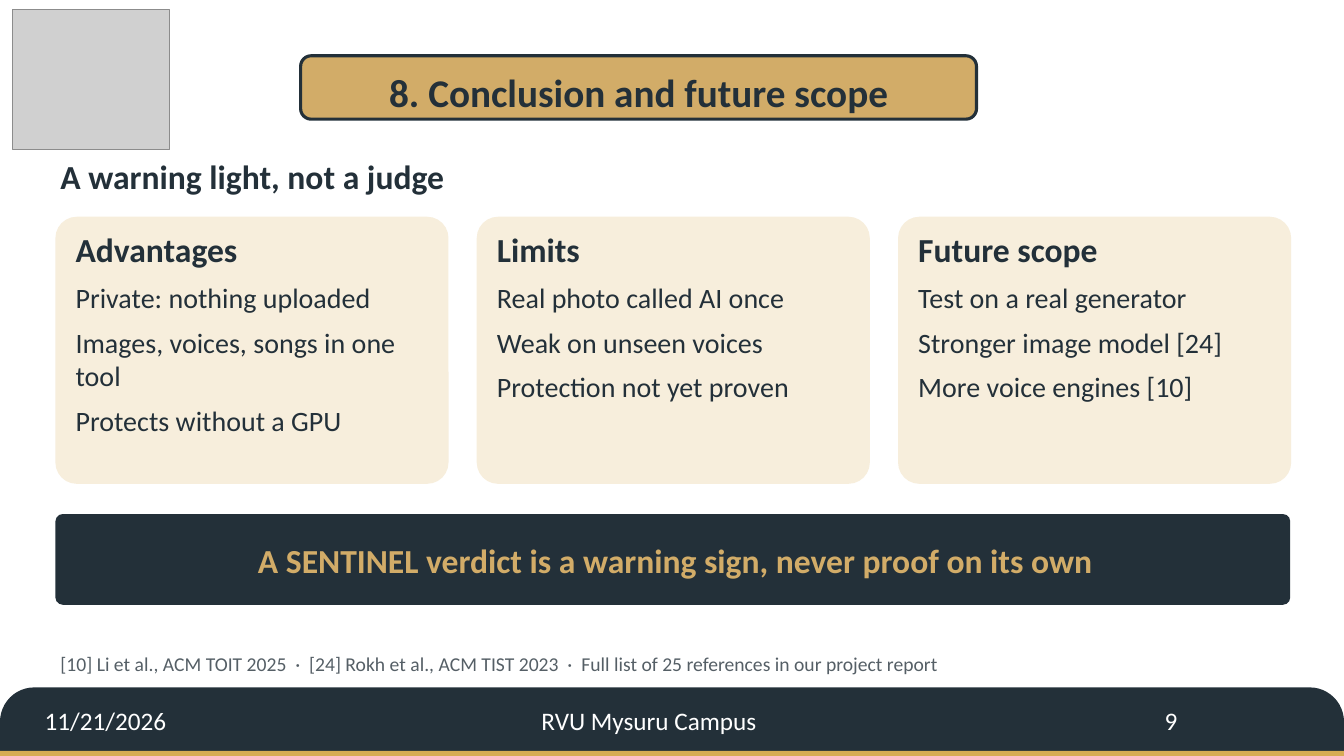
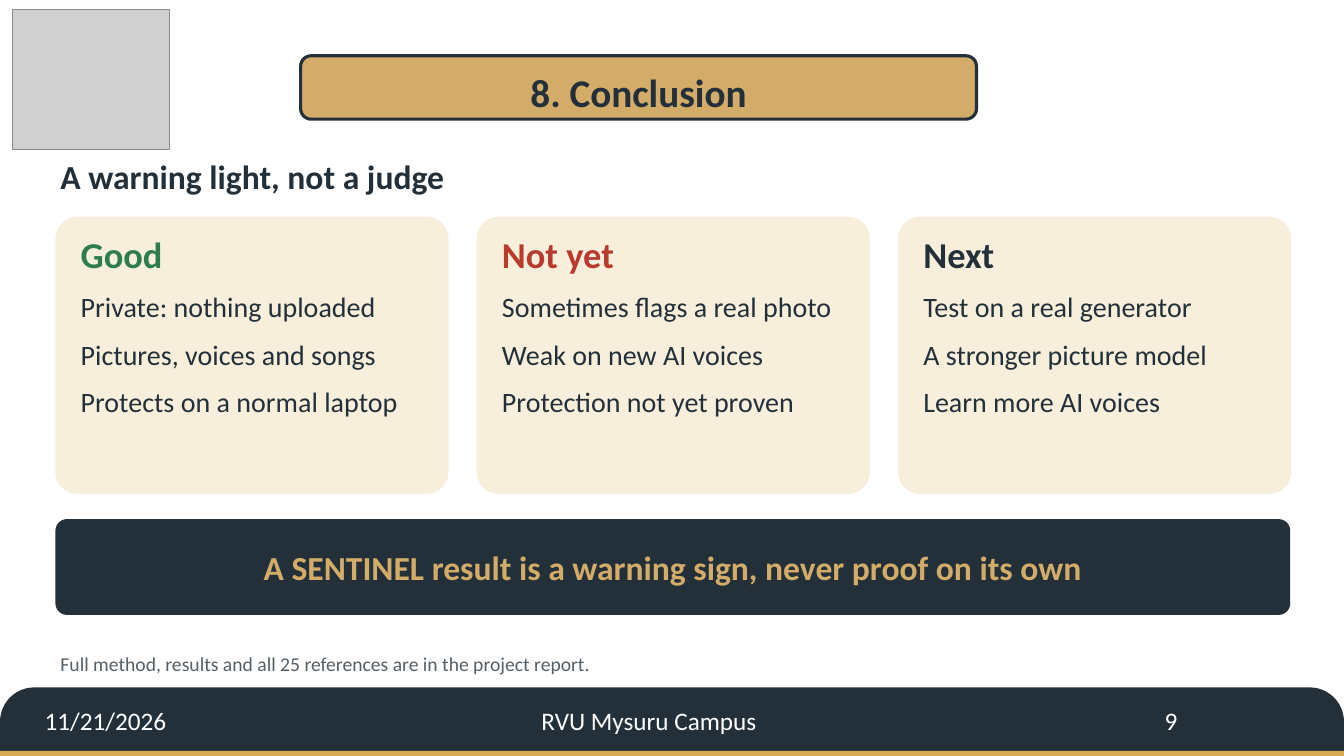
Before and after one commit to YajatGhule/ai-poisoner, a slide deck: slide 9 of sidt/SIDT_Jury_Deck_G14.pptx. Drawn at 1344x756 pixels with LibreOffice and Linux fonts; fonts in the diff are those of the drawing; grey boxes stand for pictures; background and template pictures are left out. Boxes give left, top, right and bottom in pixels: in the first picture for what was removed or moved away, otherwise in the second. Text is boxed around its words. In the diff, an @@ line names an element or a change of style, - is before the commit and + after.

Commit message:
SIDT: solo report and simpler jury deck with flowcharts

```diff
--- a/sidt/SIDT_Jury_Deck_G14.pptx
+++ b/sidt/SIDT_Jury_Deck_G14.pptx
@@ text in rounded rectangle at (x1=530, y1=79, x2=747, y2=108): text changed @@
-8. Conclusion and future scope
+8. Conclusion
@@ rounded rectangle resized from (x1=55, y1=217, x2=449, y2=484) to (x1=55, y1=217, x2=449, y2=494) @@
@@ rounded rectangle resized from (x1=477, y1=217, x2=870, y2=484) to (x1=477, y1=217, x2=870, y2=494) @@
@@ rounded rectangle resized from (x1=898, y1=217, x2=1292, y2=484) to (x1=898, y1=217, x2=1292, y2=494) @@
@@ text at (x1=81, y1=242, x2=163, y2=269): text changed; size 24 to 26 pt; text colour #233039 to #2E7D4F @@
-Advantages
+Good
@@ text at (x1=502, y1=244, x2=831, y2=365): text changed @@
-Limits
-Real photo called AI once
-Weak on unseen voices
+Not yet
+Sometimes flags a real photo
+Weak on new AI voices
@@ text at (x1=923, y1=244, x2=994, y2=269): text changed; size 24 to 26 pt @@
-Future scope
+Next
@@ text at (x1=81, y1=297, x2=375, y2=322): more space between paragraphs @@
@@ text at (x1=923, y1=297, x2=1192, y2=322): more space between paragraphs @@
@@ text at (x1=81, y1=345, x2=397, y2=417): text changed @@
-Images, voices, songs in one tool
-Protects without a GPU
+Pictures, voices and songs
+Protects on a normal laptop
@@ text at (x1=923, y1=345, x2=1207, y2=412): text changed @@
-Stronger image model [24]
-More voice engines [10]
+A stronger picture model
+Learn more AI voices
@@ text at (x1=502, y1=392, x2=794, y2=417): more space between paragraphs @@
@@ rounded rectangle "A SENTINEL result is a ..." resized from (x1=258, y1=549, x2=1092, y2=579) to (x1=55, y1=519, x2=1291, y2=615) @@
@@ rounded rectangle "A SENTINEL result is a ..." at (x1=55, y1=519, x2=1291, y2=615): fill none to #233039 @@
@@ rounded rectangle removed at (x1=55, y1=514, x2=1291, y2=605) @@
@@ text in rounded rectangle at (x1=264, y1=556, x2=1081, y2=586): text changed @@
-A SENTINEL verdict is a warning sign, never proof on its own
+A SENTINEL result is a warning sign, never proof on its own
@@ text at (x1=60, y1=657, x2=589, y2=675): text changed @@
-[10] Li et al., ACM TOIT 2025 · [24] Rokh et al., ACM TIST 2023 · Full list of 25 references in our project report
+Full method, results and all 25 references are in the project report.
```
Also in this commit, not shown: 8 other slides changed, 1 slide added, 1 slide removed, 8 other files.
